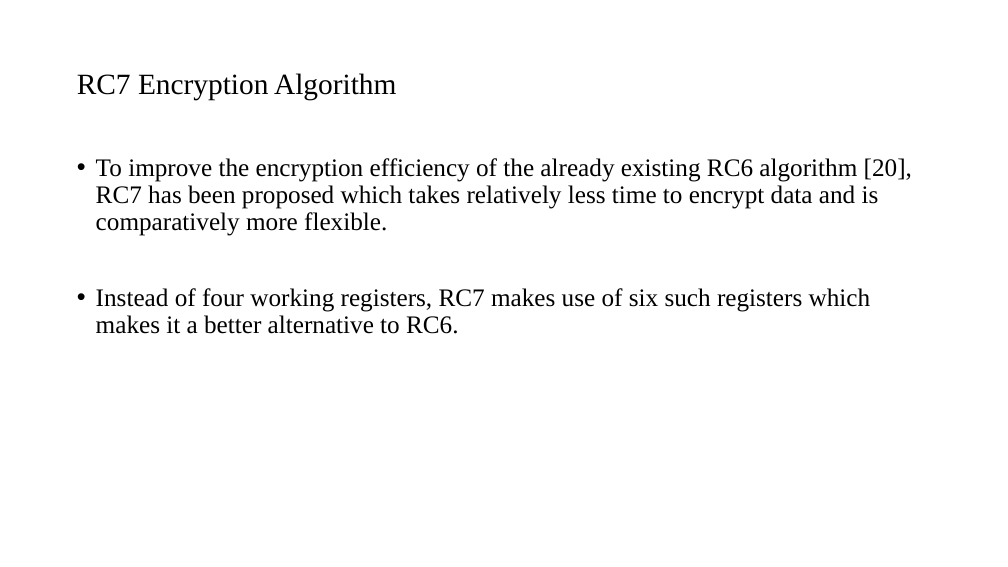
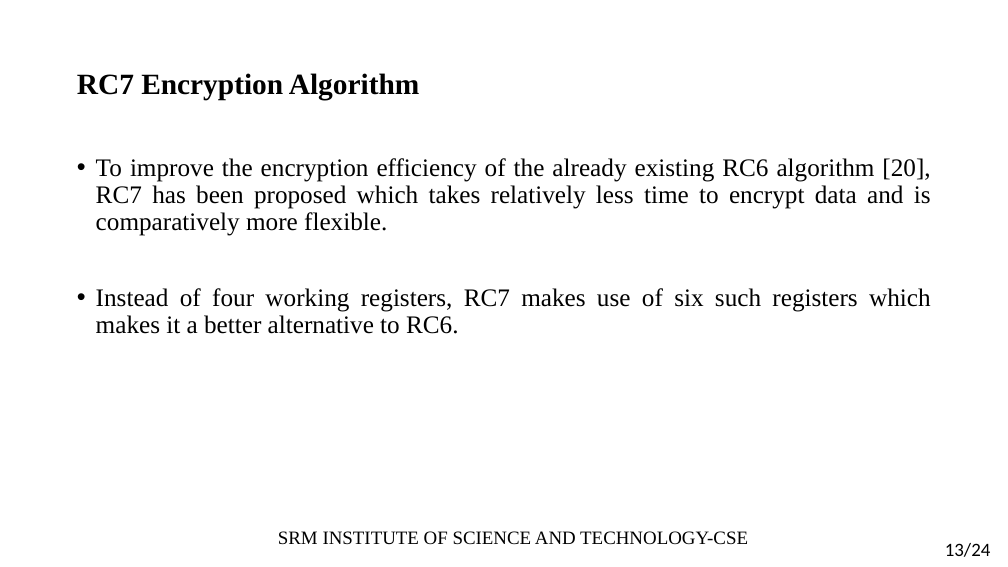
Before and after one commit to akhilmantha/Reverse-Data-Hiding-Using-Histogram-Comparison-And-MPE-Predictors, a slide deck: slide 13 of Research/Presentation/ppt (11) (1).pptx. Drawn at 1008x567 pixels with LibreOffice and Linux fonts; fonts in the diff are those of the drawing. Boxes give left, top, right and bottom in pixels: in the first picture for what was removed or moved away, otherwise in the second. Text is boxed around its words. In the diff, an @@ line names an element or a change of style, - is before the commit and + after.

```diff
--- a/Research/Presentation/ppt (11) (1).pptx
+++ b/Research/Presentation/ppt (11) (1).pptx
@@ title "RC7 Encryption Algorithm" at (x1=77, y1=73, x2=419, y2=100): bold on @@
@@ text "To improve the encryption efficiency ..." at (x1=96, y1=158, x2=931, y2=334): alignment left to justified @@
@@ text added at (x1=278, y1=531, x2=748, y2=545), 18 pt, text #000000 @@
+SRM INSTITUTE OF SCIENCE AND TECHNOLOGY-CSE
@@ text added at (x1=945, y1=543, x2=991, y2=557), 18 pt, text #000000 @@
+13/24
```
Also in this commit, not shown: 18 other slides changed, 5 slides added, 3 slides removed.
